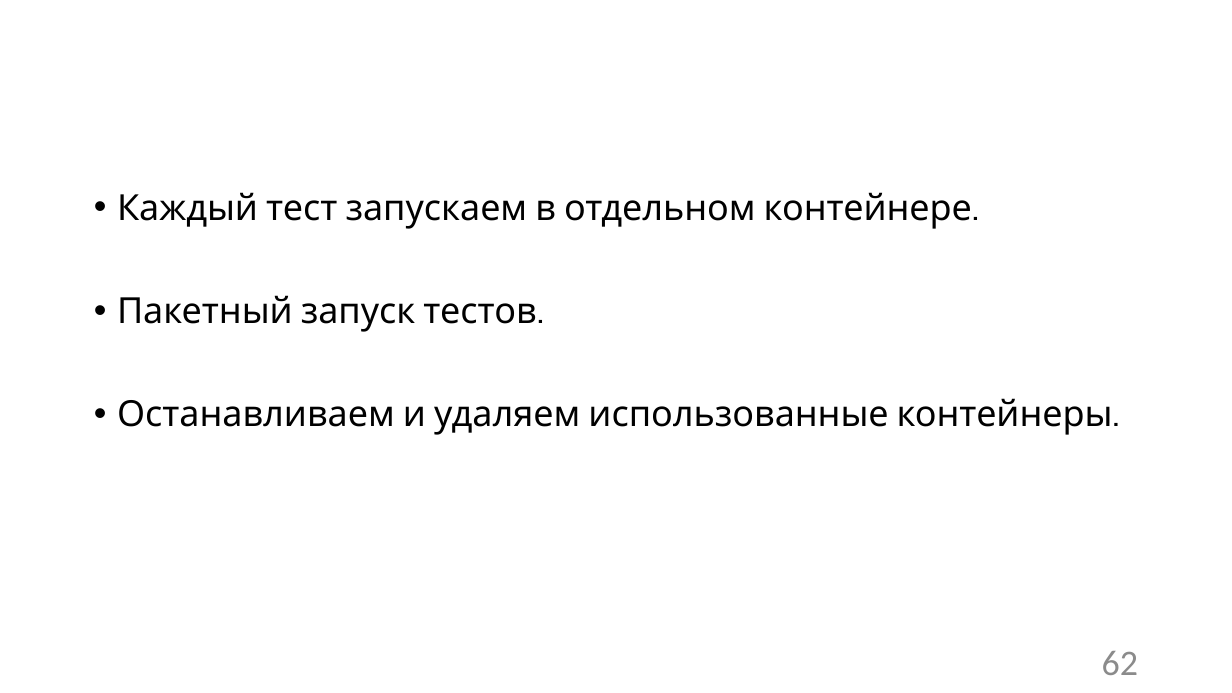
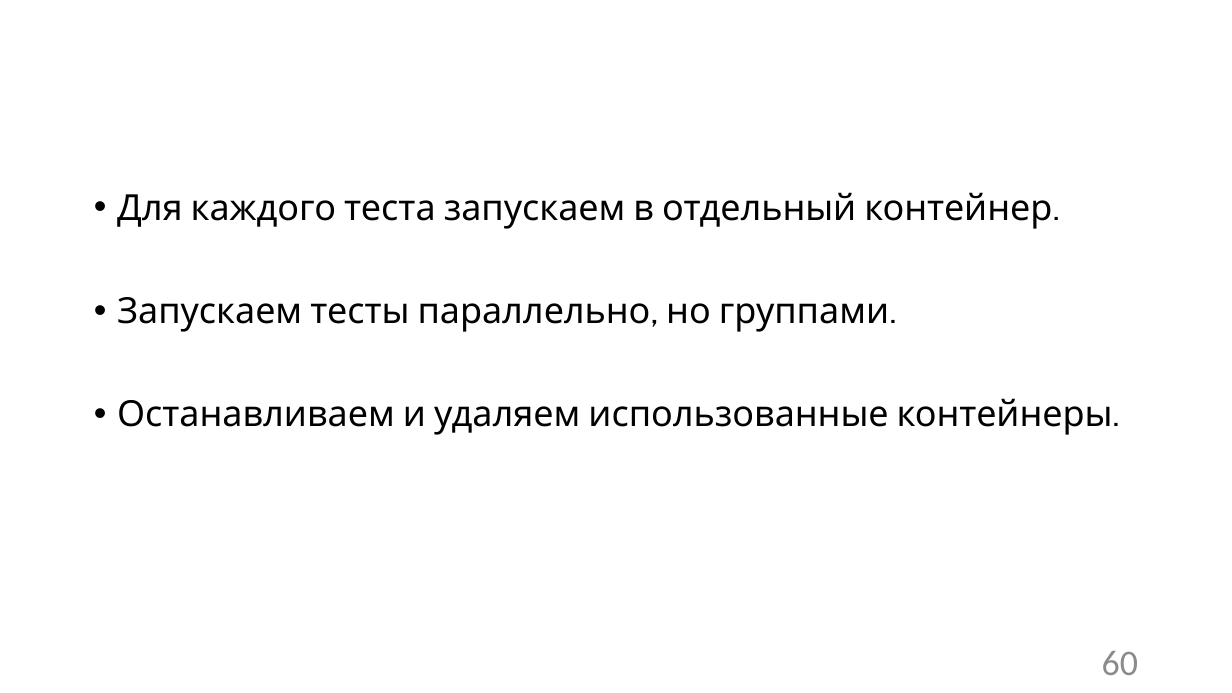
Before and after one commit to Sa1Gur/DbTest.Containers, a slide deck: slide 60 of DbaseTesting.pptx (slide 62 before the commit). Drawn at 1232x693 pixels with LibreOffice and Linux fonts; fonts in the diff are those of the drawing; background and template pictures are left out. Boxes give left, top, right and bottom in pixels: in the first picture for what was removed or moved away, otherwise in the second. Text is boxed around its words. In the diff, an @@ line names an element or a change of style, - is before the commit and + after.

```diff
--- a/DbaseTesting.pptx
+++ b/DbaseTesting.pptx
@@ text at bbox=[117, 192, 1059, 332]: text changed @@
-• Каждый тест запускаем в отдельном контейнере.
-• Пакетный запуск тестов.
+• Для каждого теста запускаем в отдельный контейнер.
+• Запускаем тесты параллельно, но группами.
@@ page number at bbox=[1102, 651, 1138, 675]: text changed @@
-62
+60
```
Also in this commit, not shown: 13 other slides changed, 2 slides removed.
